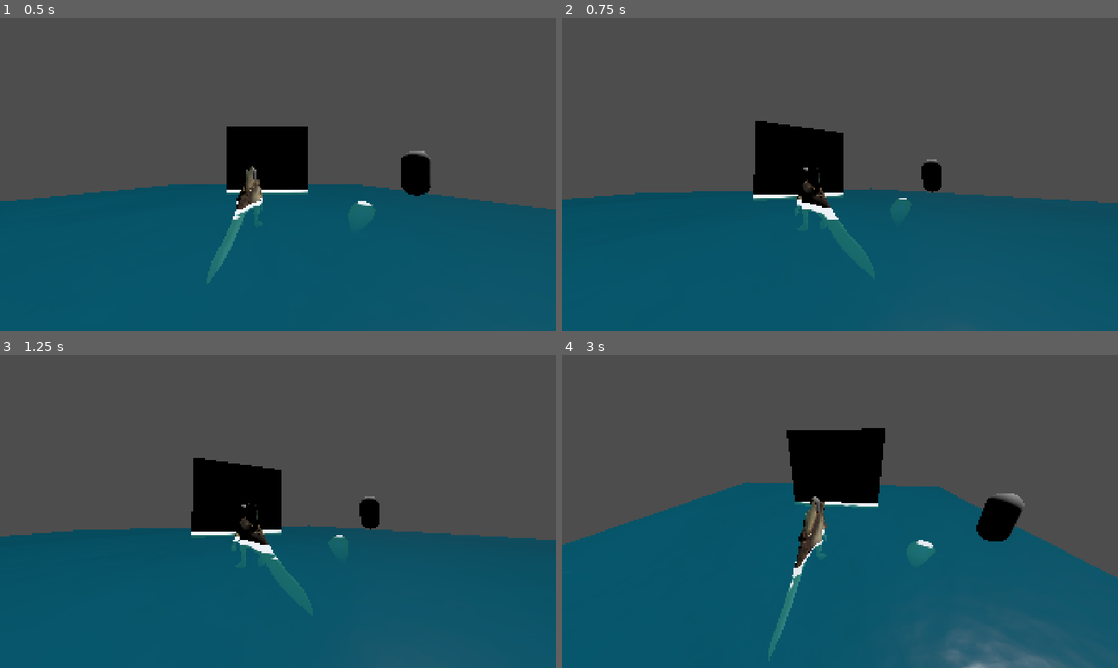
Above: before the commit, frames 1-4 (two rows, left to right).
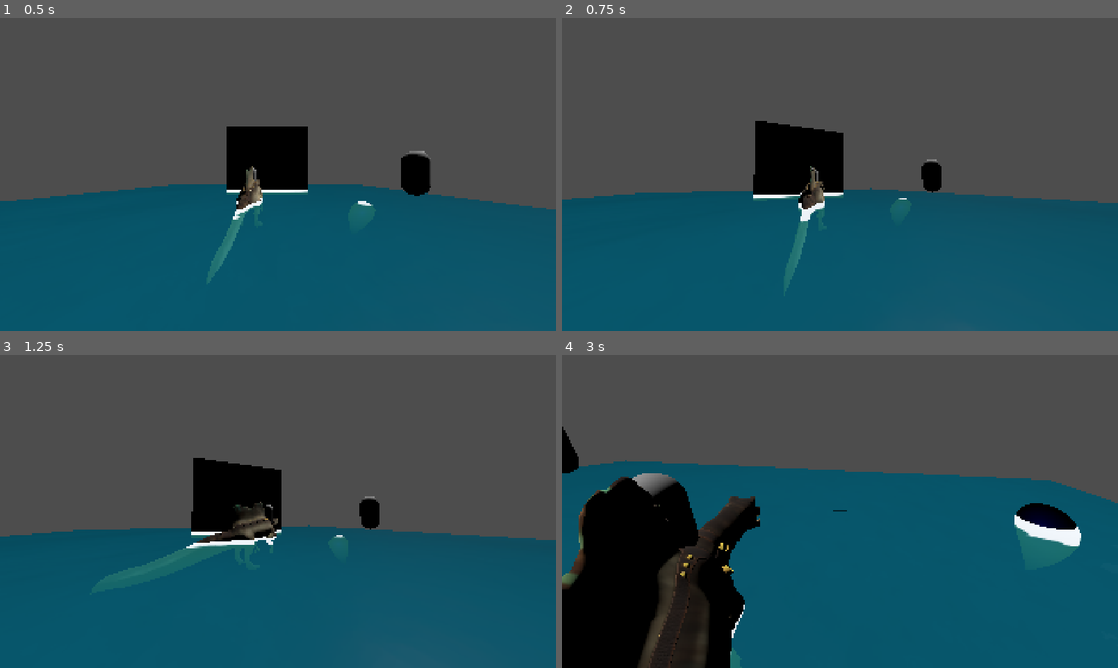
Above: after the commit, the same moments.

Repository: Project-Dino-Sunday-Studios/project-dino
Game: Godot game, scene res://main.tscn
Two runs of this game, one before a commit and one after it. Both use one fixed random seed, a clock stepped at 60 frames per second and the inputs below.
Inputs (mouse positions are in pixels of both pictures, inside the frame that each line leads up to):
- Up to frame 1 (0.5 s): no input
- Up to frame 2 (0.75 s): tap Enter at 0.5 s; move the mouse to (962, 158) at 0.52 s; hold D (move_right) from 0.53 s (still down); click (962, 158) at 0.6 s
- Up to frame 3 (1.25 s): keep holding D (move_right)
- Up to frame 4 (3 s): move the mouse to (728, 527) at 1.27 s; release D (move_right) at 1.28 s; hold S (move_down) 1.28-2.03 s; right-click (728, 527) at 1.35 s; click (728, 527) at 1.55 s; move the mouse to (895, 442) at 2.02 s; hold D (move_right) 2.03-2.78 s; click (895, 442) at 2.1 s; move the mouse to (812, 574) at 2.77 s; hold W (move_up) from 2.78 s (still down); tap E (interact) at 2.85 s

Frame 1 is identical in both runs. In frame 2, 0.9% of the frame differs, in the area x 40-56%, y 47-86%; in frame 3, 1.5%; in frame 4, 35%, in the area x 0-100%, y 22-100%.
Error before the commit: Parse Error: Too many arguments for "activate_fishing()" call. Expected at most 3 but received 4. (res://Entities/EntityScripts/player.gd:62)

Commit message:
add stamina and fail state

Diff:
--- a/godot/Entities/EntityScripts/fish.gd
+++ b/godot/Entities/EntityScripts/fish.gd
@@ -3,26 +3,33 @@
 
 enum FishState {
 	IDLE,
-	FISHING
+	FISHING,
+	FAIL
 }
 
+@export var fish_mesh: MeshInstance3D
 @export var reel_collision: CollisionShape3D
 @export var fish_boost: PackedScene
 @export var fish_boost_detector: Area3D
 @export var capture_detector: Area3D
+@export var fishing_UI: CanvasLayer
+@export var stamina_bar: ProgressBar
 
 var current_player: CharacterBody3D
-var reel_strafe_speed: float = 3
 var target_position: Vector3
 var direction_to_target_position: Vector3
 
 var boost_interval: float = 2.5
 var boost_spacing: float = 2.3
 var constant_velocity_dampening: float = .7
+var stamina_drain_rate = 20
 
 ## Player fishing variables
-var reel_power: float = -1
+var max_stamina: float = -1
+var current_stamina: float = -1
+var effective_reel_power: float = -1
 var boost_power: float = -1
+var boost_stamina: float = -1
 
 
 @onready var current_state: FishState = FishState.IDLE
@@ -55,43 +62,69 @@
 		#global_position = global_position.move_toward(target_position, reel_speed * delta)
 
 		if Input.is_action_pressed("move_left"):
-			global_position += global_basis.x.normalized() * reel_strafe_speed * delta
-			rotation.y += deg_to_rad(-20)
+			global_position += global_basis.x.normalized() * effective_reel_power * delta
 		if Input.is_action_pressed("move_right"):
-			global_position += -global_basis.x.normalized() * reel_strafe_speed * delta
-			rotation.y += deg_to_rad(20)
+			global_position += -global_basis.x.normalized() * effective_reel_power * delta
+
+		_change_stamina_bar(delta)
+
+	elif current_state == FishState.FAIL:
+		global_position = global_position.lerp(global_position - Vector3(0,10,0), delta*1.5)
+		fish_mesh.lod_bias = lerp(fish_mesh.lod_bias, 0.0, delta*40)
+		await get_tree().create_timer(.25).timeout
+		queue_free()
+
 
 
 func _integrate_forces(state: PhysicsDirectBodyState3D) -> void:
 	if current_state == FishState.FISHING:
-		if(reel_power == -1):
+		if(effective_reel_power == -1):
 			assert(false, "Fish's reel power variable was never set from player's reel power!")
 
 		## Reel in the fish, proportional to the player's reel power, inversely proportional to mass
-		var constant_reeling_velocity: Vector3 = direction_to_target_position * reel_power * (1/mass)
+		var constant_reeling_velocity: Vector3 = direction_to_target_position * effective_reel_power
 		state.linear_velocity = state.linear_velocity.move_toward(constant_reeling_velocity, constant_velocity_dampening)
 
 
-func activate_boost() -> void:
-	if boost_power == -1:
-		assert(false, "Fish's boost power variable was never set from player's boost power!")
-	apply_central_impulse(direction_to_target_position * boost_power)
+func _change_stamina_bar(delta: float) -> void:
+	current_stamina -= stamina_drain_rate * delta
+	stamina_bar.value = current_stamina
+
+	if stamina_bar.value <= 0:
+		current_state = FishState.FAIL
 
 
-func activate_fishing(player: CharacterBody3D, reel_strength: float, boost_strength: float) -> void:
+func _set_up_UI() -> void:
+	stamina_bar.max_value = max_stamina
+
+func activate_boost() -> void:
+	if boost_power == -1 or boost_stamina == -1:
+		assert(false, "One of Fish's boost variables was never set from player's boost power!")
+	apply_central_impulse(direction_to_target_position * boost_power)
+	current_stamina += boost_stamina
+
+
+func activate_fishing(player: CharacterBody3D, player_max_stamina: float, reel_strength: float, boost_strength: float, boost_stamina_gain: float) -> void:
 	if current_state == FishState.FISHING:
 		return
 
 	current_state = FishState.FISHING
+	Global.current_player_state = Global.PlayerState.FISH
+	capture_detector.process_mode = Node.PROCESS_MODE_INHERIT
+	fishing_UI.visible = true
 	current_player = player
-	capture_detector.process_mode = Node.PROCESS_MODE_INHERIT
-	reel_power = reel_strength
+	max_stamina = player_max_stamina
+	current_stamina = max_stamina
 	boost_power = boost_strength
-	Global.current_player_state = Global.PlayerState.FISH
+	boost_stamina = boost_stamina_gain
+
+	_set_up_UI()
+	effective_reel_power = reel_strength * 1/mass ## Make effective reel power inversely proportional to fish's mass
 
 	target_position = current_player.global_position - Vector3(0, 0, 0)
 	look_at(target_position)
 
+	#TODO: Make fish dash away when the player hooks too close to the fish?
 
 	var num_boosts: int = int(global_position.distance_to(player.global_position) / boost_interval)
 	for i in range(1, num_boosts+1):
--- a/godot/Entities/EntityScripts/player.gd
+++ b/godot/Entities/EntityScripts/player.gd
@@ -8,11 +8,12 @@
 var MOVEMENT_SPEED: float = 4.6
 var SPRINT_SPEED: float = 1.8
 var speed_multiplier: float = 1
-var stamina: float = 100
+var max_stamina: float = 100
 
 # Fishing Variables
 var reel_strength: float = 2
 var boost_power: float = 8
+var boost_stamina: float = 5
 
 
 func _ready() -> void:
@@ -59,5 +60,5 @@
 	if fishing_ray.is_colliding() and fishing_ray.get_collider() is EnvironmentFish:
 		var current_fish: EnvironmentFish = fishing_ray.get_collider()
 		if Input.is_action_just_pressed("fish"):
-			current_fish.activate_fishing(self, stamina, reel_strength, boost_power)
+			current_fish.activate_fishing(self, max_stamina, reel_strength, boost_power, boost_stamina)
 			Events.start_fishing.emit()
--- a/godot/Entities/fish.tscn
+++ b/godot/Entities/fish.tscn
@@ -51,15 +51,18 @@
 [sub_resource type="SphereShape3D" id="SphereShape3D_yddjp"]
 radius = 1.0437924
 
-[node name="Fish" type="RigidBody3D" unique_id=1179937218 node_paths=PackedStringArray("reel_collision", "fish_boost_detector", "capture_detector")]
+[node name="Fish" type="RigidBody3D" unique_id=1179937218 node_paths=PackedStringArray("fish_mesh", "reel_collision", "fish_boost_detector", "capture_detector", "fishing_UI", "stamina_bar")]
 collision_layer = 8
 collision_mask = 64
 gravity_scale = 0.0
 script = ExtResource("1_yxda8")
+fish_mesh = NodePath("3Dfish")
 reel_collision = NodePath("ReelCollision")
 fish_boost = ExtResource("2_jxsqi")
 fish_boost_detector = NodePath("FishBoostDetector")
 capture_detector = NodePath("CaptureDetector")
+fishing_UI = NodePath("FishingUI")
+stamina_bar = NodePath("FishingUI/StaminaBar")
 
 [node name="ReelCollision" type="CollisionShape3D" parent="." unique_id=1009876208]
 transform = Transform3D(1, 0, 0, 0, 1, 0, 0, 0, 1, -0.016775548, -0.22188163, 0.0020432472)
@@ -88,3 +91,19 @@
 
 [node name="CollisionShape3D" type="CollisionShape3D" parent="CaptureDetector" unique_id=1267004621]
 shape = SubResource("SphereShape3D_yddjp")
+
+[node name="FishingUI" type="CanvasLayer" parent="." unique_id=1817577989]
+visible = false
+
+[node name="StaminaBar" type="ProgressBar" parent="FishingUI" unique_id=764763609]
+anchors_preset = -1
+anchor_left = 0.25
+anchor_top = 0.89
+anchor_right = 0.75
+anchor_bottom = 0.9
+offset_left = -2.0
+offset_top = -27.0
+offset_right = 2.0
+grow_horizontal = 2
+grow_vertical = 0
+show_percentage = false
